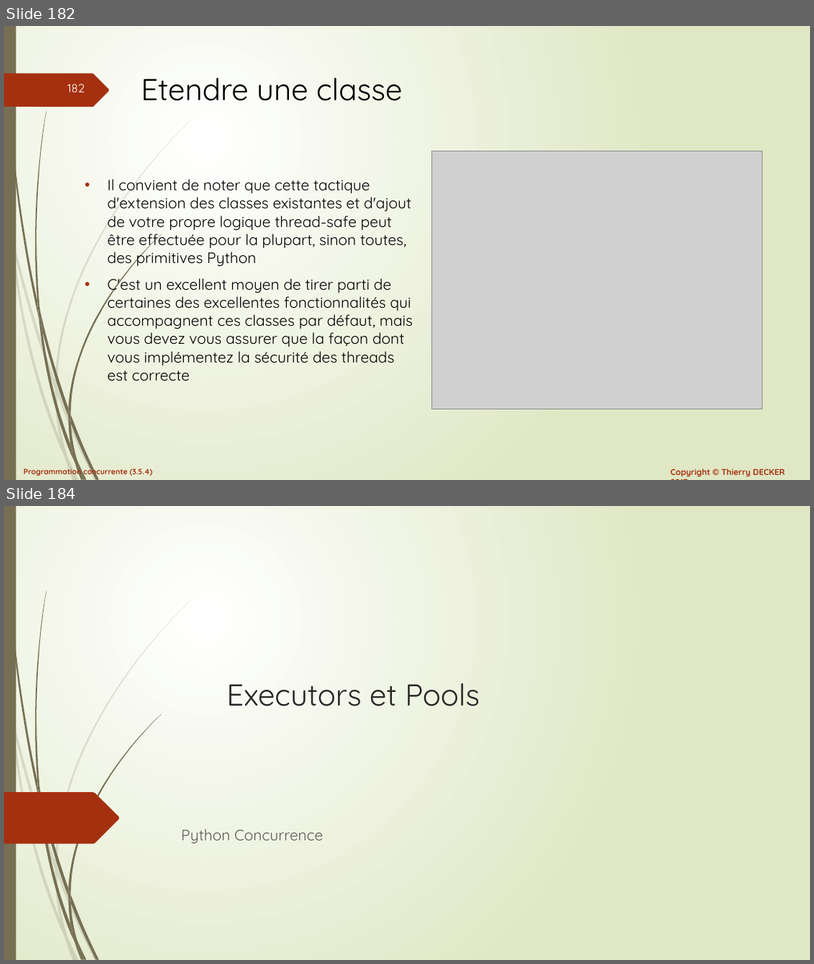
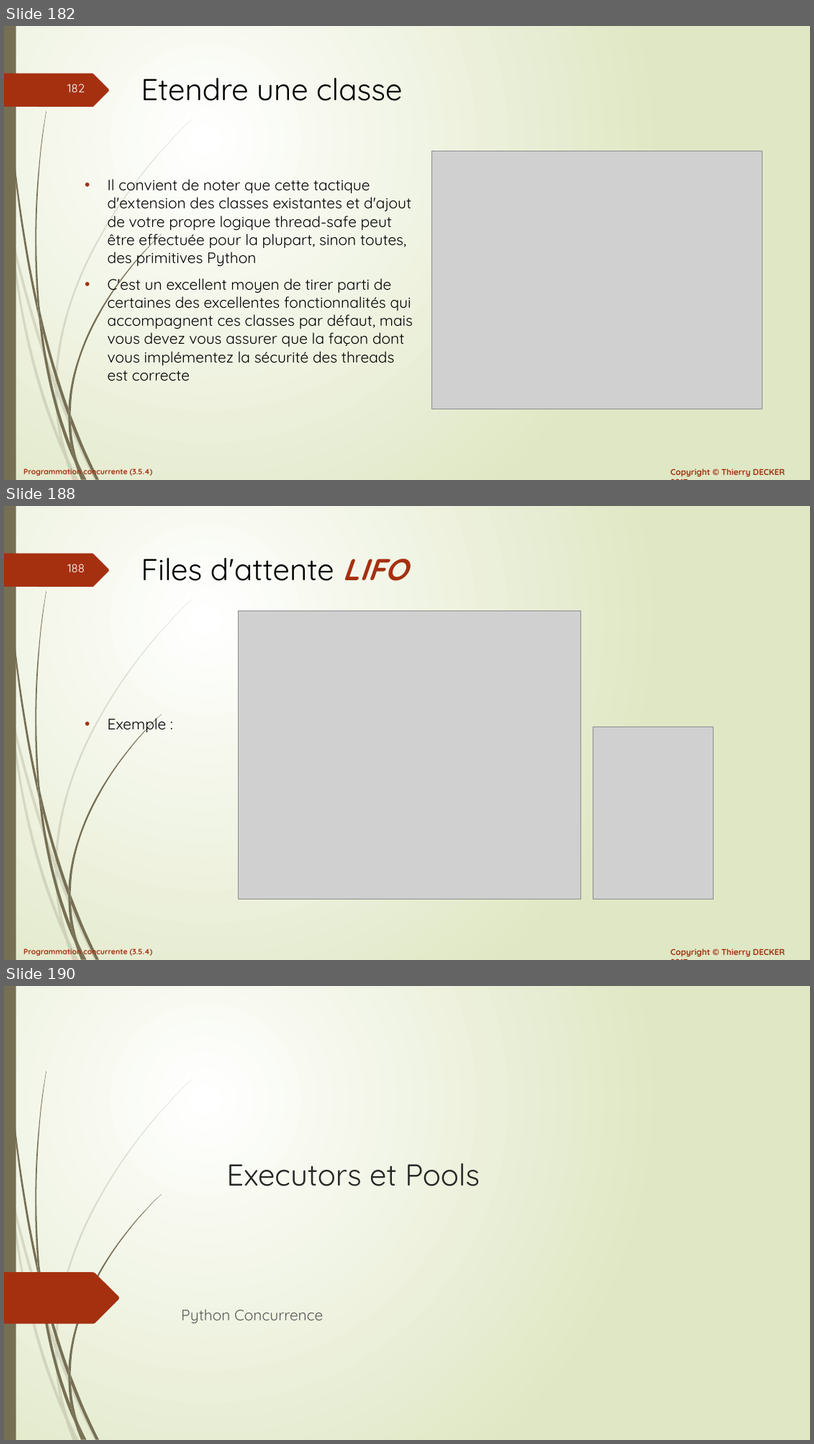
Before and after one commit to VikmanTheRacoon/learning-python, a slide deck: documentations/python-concurrency.pptx. Shown one above the other, each under a label of ours: slides 182 and 184 before the commit, slides 182, 188 and 190 after it; the slides between them are not shown. The pictures are 814x964 and 814x1444 pixels, drawn with LibreOffice and Linux fonts; fonts in the diff are those of the drawing; grey boxes stand for pictures. Boxes give left, top, right and bottom in pixels: in the first picture for what was removed or moved away, otherwise in the second. Text is boxed around its words. In the diff, an @@ line names an element or a change of style, - is before the commit and + after.

```diff
--- a/documentations/python-concurrency.pptx
+++ b/documentations/python-concurrency.pptx
@@ slide 188 added at (x1=4, y1=506, x2=810, y2=960), background gradient #FFFFFF to #DFE8C4; not listed: 27 template elements that a slide beside it also shows @@
@@ title added at (x1=141, y1=558, x2=407, y2=581), 36 pt, text #000000 @@
+Files d'attente LIFO
@@ picture added at (x1=238, y1=611, x2=581, y2=899) @@
@@ text added at (x1=108, y1=714, x2=167, y2=734), 18 pt, text #000000 @@
+• Exemple :
@@ picture added at (x1=593, y1=727, x2=714, y2=898) @@
@@ what was slide 184 is now slide 190 @@
```
Also in this commit, not shown: 1 slide changed, 5 other slides added, 1 other file.
